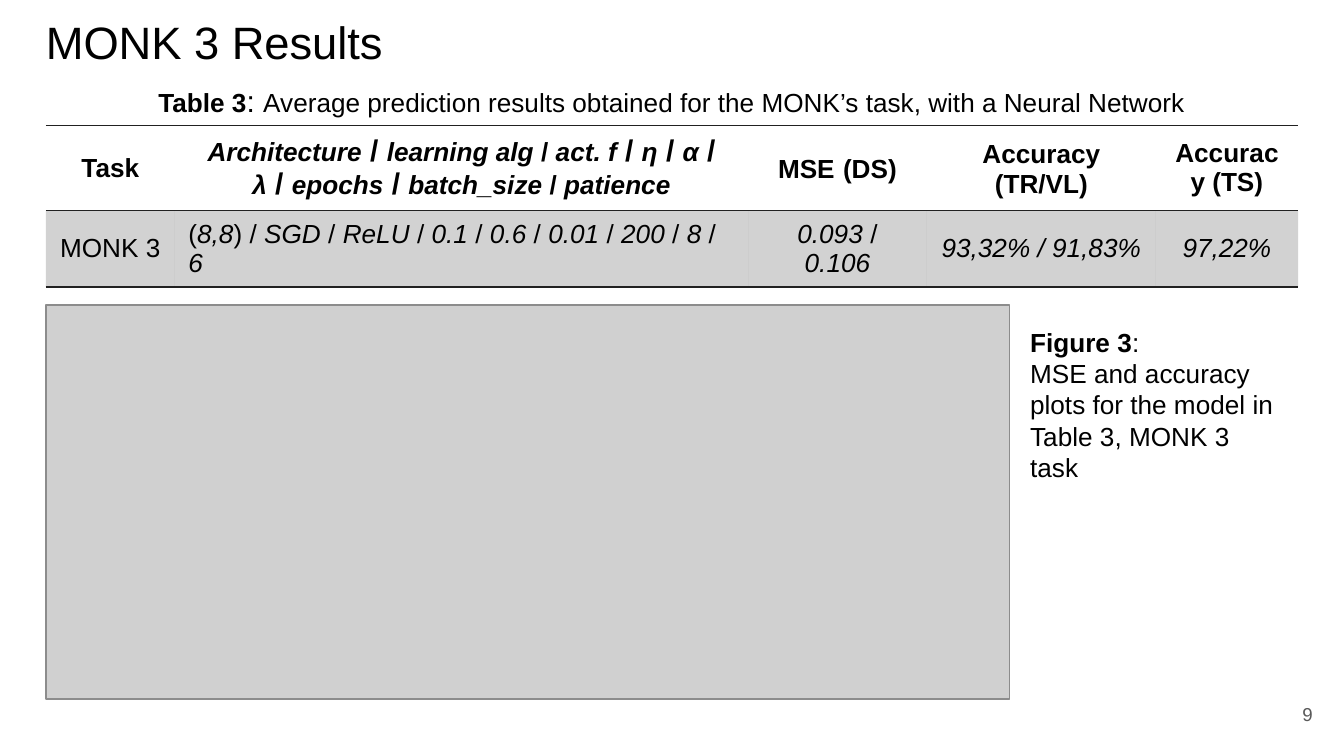
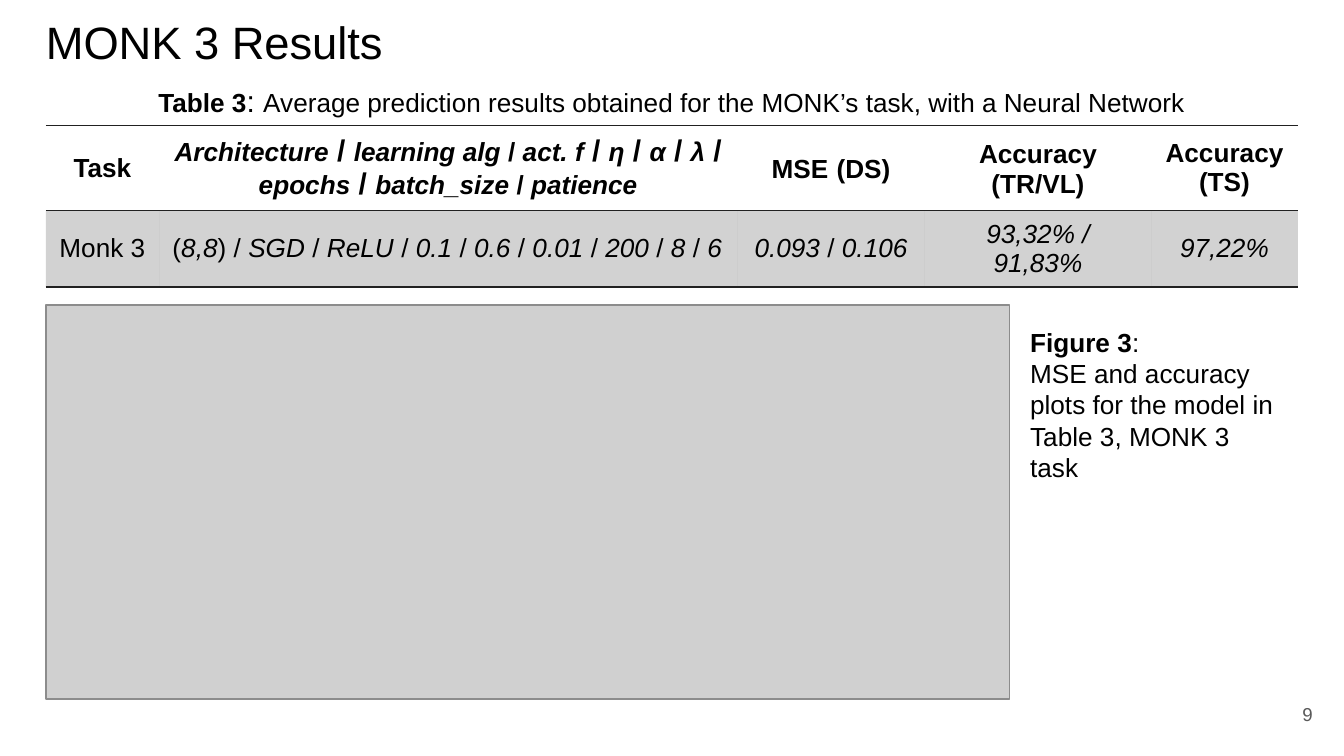
Before and after one commit to paolo-junior-mollica/machine-learning-project, a slide deck: slide 9 of relazione/ML-2023-PRJ-Slides-Demo.pptx. Drawn at 1344x756 pixels with LibreOffice and Linux fonts; fonts in the diff are those of the drawing; grey boxes stand for pictures. Boxes give left, top, right and bottom in pixels: in the first picture for what was removed or moved away, otherwise in the second. Text is boxed around its words. In the diff, an @@ line names an element or a change of style, - is before the commit and + after.

```diff
--- a/relazione/ML-2023-PRJ-Slides-Demo.pptx
+++ b/relazione/ML-2023-PRJ-Slides-Demo.pptx
@@ table at [46,125,1297,280] @@
-row 2, column 1: MONK 3
+row 2, column 1: Monk 3
```
Also in this commit, not shown: 5 other slides changed, 1 slide added, 2 slides removed.
